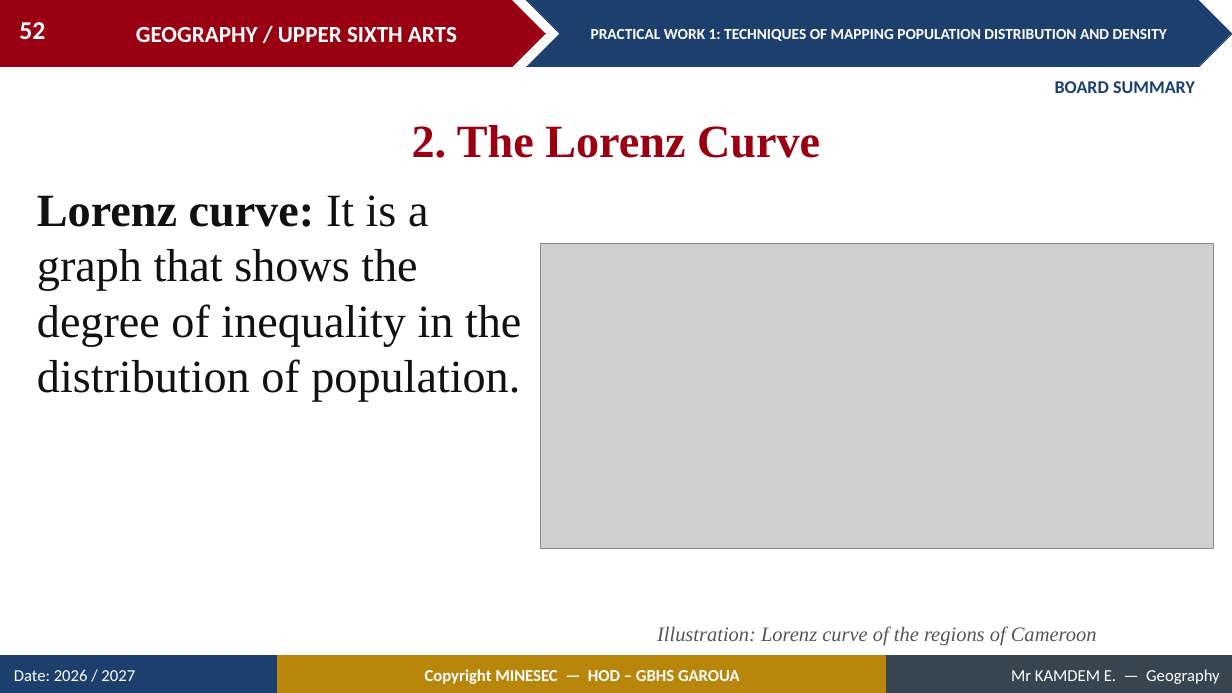
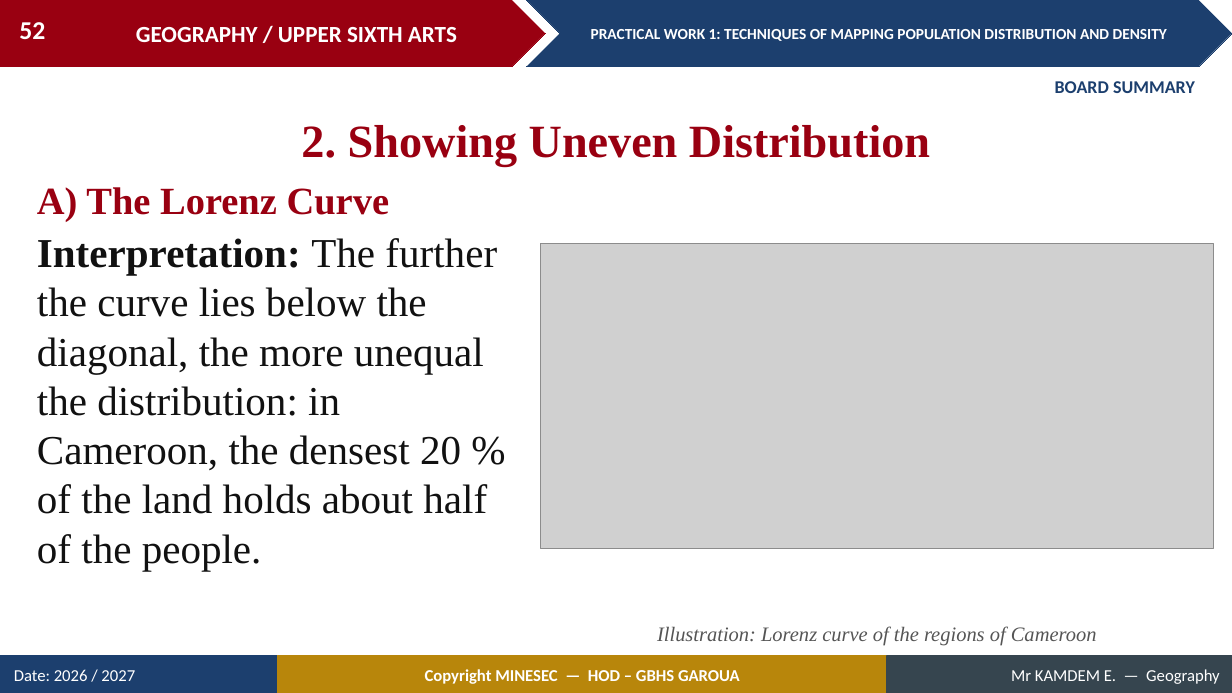
Before and after one commit to Berthautk/linea-github, a slide deck: slide 52 of lecons/USA/Population Geography/03_USA_POP_PW01_Techniques_of_Mapping_Population_Distribution_and_Density.pptx. Drawn at 1232x693 pixels with LibreOffice and Linux fonts; fonts in the diff are those of the drawing; grey boxes stand for pictures. Boxes give left, top, right and bottom in pixels: in the first picture for what was removed or moved away, otherwise in the second. Text is boxed around its words. In the diff, an @@ line names an element or a change of style, - is before the commit and + after.

```diff
--- a/lecons/USA/Population Geography/03_USA_POP_PW01_Techniques_of_Mapping_Population_Distribution_and_Density.pptx
+++ b/lecons/USA/Population Geography/03_USA_POP_PW01_Techniques_of_Mapping_Population_Distribution_and_Density.pptx
@@ text added at [301,125,930,166], 36 pt, text #990011, bold @@
+2. Showing Uneven Distribution
@@ text at [37,187,390,222]: text changed; size 36 to 30 pt @@
-2. The Lorenz Curve
+A) The Lorenz Curve
@@ text at [37,238,497,571]: text changed; size 36 to 32 pt @@
-Lorenz curve: It is a graph that shows the degree of inequality in the distribution of population.
+Interpretation: The further the curve lies below the diagonal, the more unequal the distribution: in Cameroon, the densest 20 % of the land holds about half of the people.
```
Also in this commit, not shown: 29 other slides changed, 2 slides added, 8 slides removed, 3 other files.
